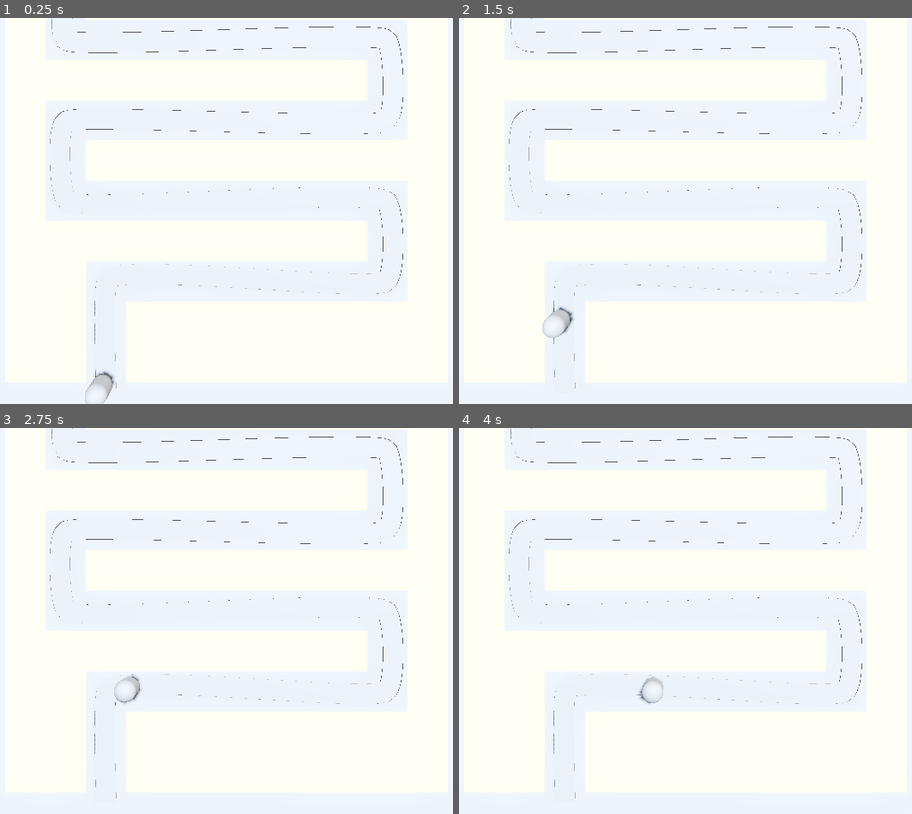
Above: before the commit, frames 1-4 (two rows, left to right).
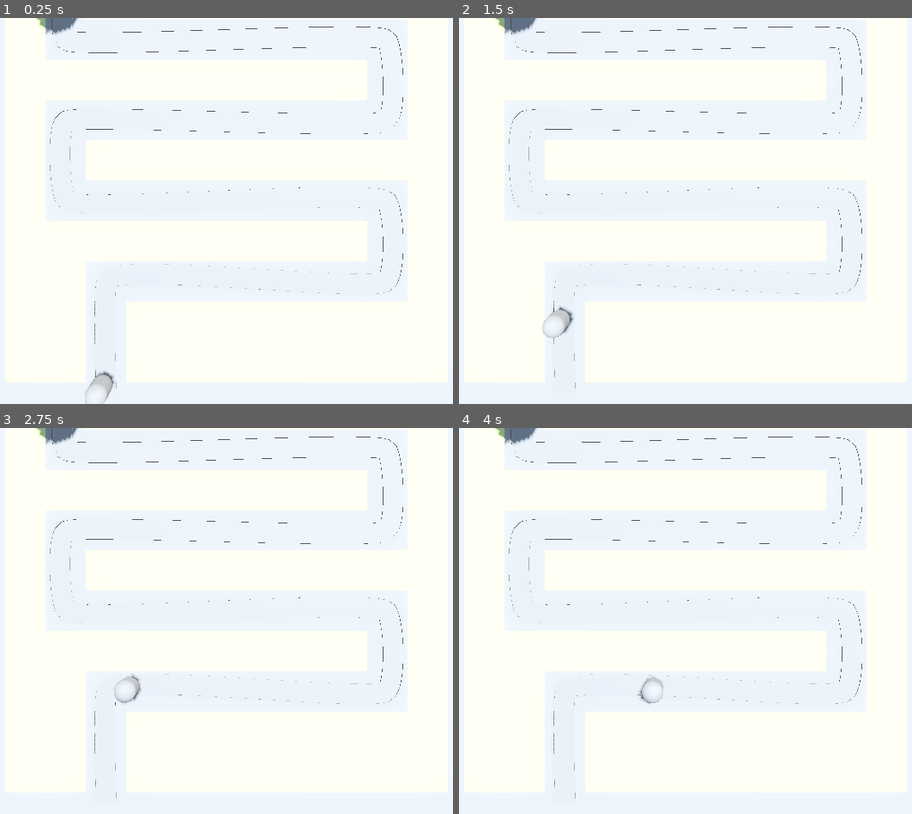
Above: after the commit, the same moments.

Repository: CommanderTempest/Barbarian-Blaster
Game: Godot game, scene res://Base_Level.tscn
Two runs of this game, one before a commit and one after it. Both use one fixed random seed, a clock stepped at 60 frames per second and the inputs below.
Inputs:
- Up to frame 1 (0.25 s): no input
- Up to frame 2 (1.5 s): no input
- Up to frame 3 (2.75 s): no input
- Up to frame 4 (4 s): no input

The runs differ from the first frame. In frame 1, 0.3% of the frame differs, in the area x 7-18%, y 0-5%; in frame 2, 0.3%; in frame 3, 0.3%; in frame 4, 0.3%.

Commit message:
Added base
+Added a base for enemies to pathfind to and attack

Diff:
--- /dev/null
+++ b/Base/base.tscn
@@ -0,0 +1,14 @@
+[gd_scene load_steps=2 format=3 uid="uid://cts8ag5bgaupb"]
+
+[sub_resource type="StandardMaterial3D" id="StandardMaterial3D_5tj63"]
+albedo_color = Color(0.611765, 0.207843, 0, 1)
+
+[node name="Base" type="Node3D"]
+transform = Transform3D(1, 0, 0, 0, 1, 0, 0, 0, 1, -14, 0, -7)
+
+[node name="CSGCylinder3D" type="CSGCylinder3D" parent="."]
+transform = Transform3D(1, 0, 0, 0, 1, 0, 0, 0, 1, 0, 2, 0.85)
+radius = 2.0
+height = 4.0
+sides = 32
+material = SubResource("StandardMaterial3D_5tj63")
--- a/Base_Level.tscn
+++ b/Base_Level.tscn
@@ -1,7 +1,8 @@
-[gd_scene load_steps=8 format=3 uid="uid://cakoyymkjrdqy"]
+[gd_scene load_steps=9 format=3 uid="uid://cakoyymkjrdqy"]
 
 [ext_resource type="MeshLibrary" uid="uid://ce4pe6vesmmk3" path="res://MeshLibraries/SpaceLibrary.tres" id="1_kudj5"]
 [ext_resource type="PackedScene" uid="uid://c4ngyn6cjh85c" path="res://enemy.tscn" id="2_s3p60"]
+[ext_resource type="PackedScene" uid="uid://bujyjsenjopye" path="res://base.tscn" id="3_5kti5"]
 
 [sub_resource type="ProceduralSkyMaterial" id="ProceduralSkyMaterial_csq32"]
 sky_horizon_color = Color(0.64625, 0.65575, 0.67075, 1)
@@ -26,7 +27,7 @@
 }
 point_count = 10
 
-[node name="Node3D" type="Node3D"]
+[node name="BaseLevel" type="Node3D"]
 
 [node name="WorldEnvironment" type="WorldEnvironment" parent="."]
 environment = SubResource("Environment_nbsyk")
@@ -95,3 +96,5 @@
 
 [node name="Enemy" parent="Path3D" instance=ExtResource("2_s3p60")]
 transform = Transform3D(1, 0, 0, 0, 1, 0, 0, 0, 1, -10, 0, 33)
+
+[node name="Base" parent="." instance=ExtResource("3_5kti5")]
--- /dev/null
+++ b/base.gd
@@ -0,0 +1,4 @@
+extends Node3D
+
+func take_damage() -> void:
+	print("damage dealt to base")
--- /dev/null
+++ b/base.tscn
@@ -0,0 +1,17 @@
+[gd_scene load_steps=3 format=3 uid="uid://bujyjsenjopye"]
+
+[ext_resource type="Script" path="res://base.gd" id="1_jyhey"]
+
+[sub_resource type="StandardMaterial3D" id="StandardMaterial3D_5tj63"]
+albedo_color = Color(0.611765, 0.207843, 0, 1)
+
+[node name="Base" type="Node3D" groups=["base"]]
+transform = Transform3D(1, 0, 0, 0, 1, 0, 0, 0, 1, -14, 0, -7)
+script = ExtResource("1_jyhey")
+
+[node name="CSGCylinder3D" type="CSGCylinder3D" parent="."]
+transform = Transform3D(1, 0, 0, 0, 1, 0, 0, 0, 1, 0, 2, 0.85)
+radius = 2.0
+height = 4.0
+sides = 32
+material = SubResource("StandardMaterial3D_5tj63")
--- a/enemy.gd
+++ b/enemy.gd
@@ -2,6 +2,10 @@
 
 @export var speed: float = 5
 
+@onready var target = get_tree().get_first_node_in_group("base")
+
 # Called every frame. 'delta' is the elapsed time since the previous frame.
 func _process(delta) -> void:
 	progress += (delta * speed)
+	if (progress_ratio == 1.0):
+		target.take_damage()
Not shown: 6 places in MeshLibraries/SpaceLibrary.tres that only renumber resources
Not shown, added: ene8828.tmp
